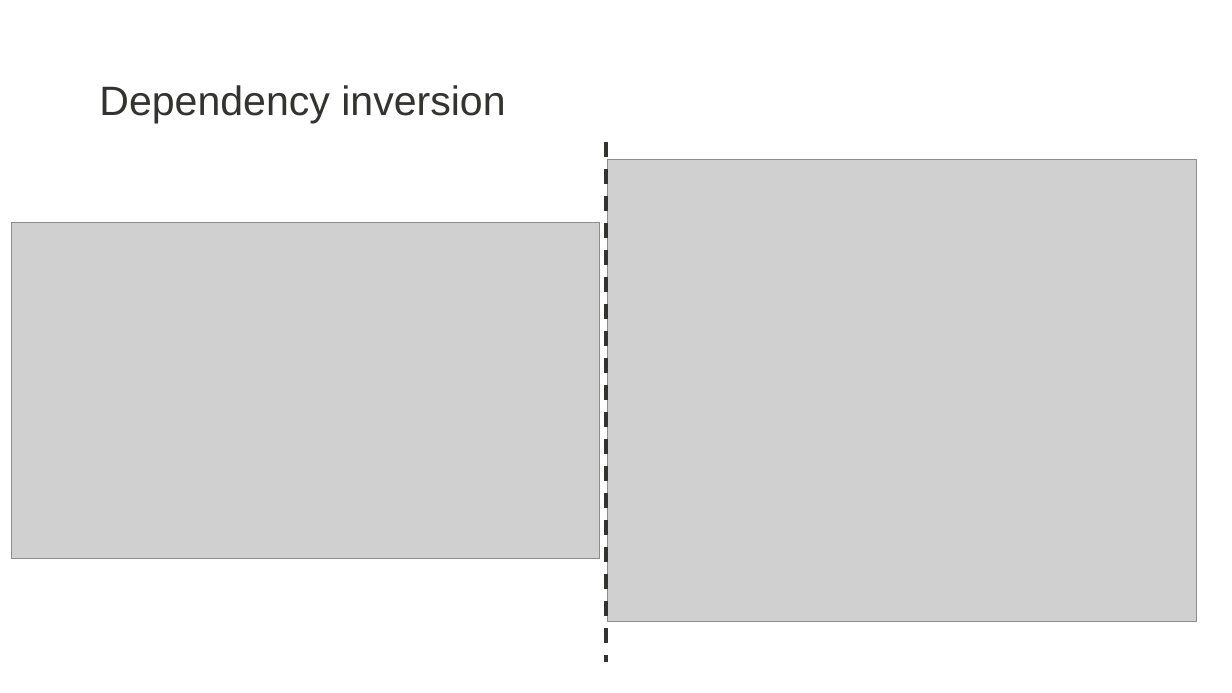
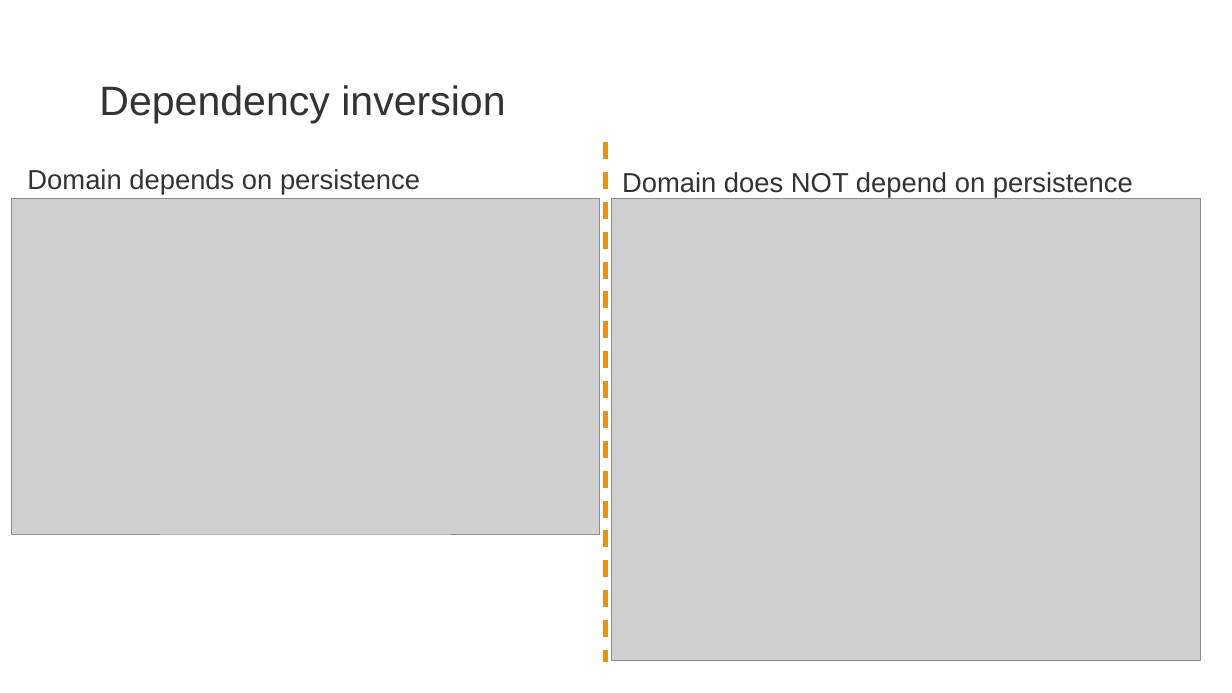
Before and after one commit to zatsepinvl/where-to-put-the-service, a slide deck: slide 26 of Where to put the service.pptm. Drawn at 1232x693 pixels with LibreOffice and Linux fonts; fonts in the diff are those of the drawing; grey boxes stand for pictures; background and template pictures are left out. Boxes give left, top, right and bottom in pixels: in the first picture for what was removed or moved away, otherwise in the second. Text is boxed around its words. In the diff, an @@ line names an element or a change of style, - is before the commit and + after.

```diff
--- a/Where to put the service.pptm
+++ b/Where to put the service.pptm
@@ line (606, 142) - (606, 662): stroke #333332 4.5 pt dashed to #F39200 5 pt dashed @@
@@ text added at (x1=27, y1=169, x2=420, y2=195), 32 pt, text #333332 @@
+Domain depends on persistence
@@ text added at (x1=622, y1=172, x2=1133, y2=198), 32 pt, text #333332 @@
+Domain does NOT depend on persistence
@@ picture moved from (x1=11, y1=222, x2=599, y2=558) to (x1=11, y1=198, x2=599, y2=534) @@
@@ picture moved from (x1=607, y1=159, x2=1196, y2=621) to (x1=612, y1=198, x2=1200, y2=660) @@
```
Also in this commit, not shown: 10 other slides changed, 6 slides added, 1 slide removed, 12 other files.
